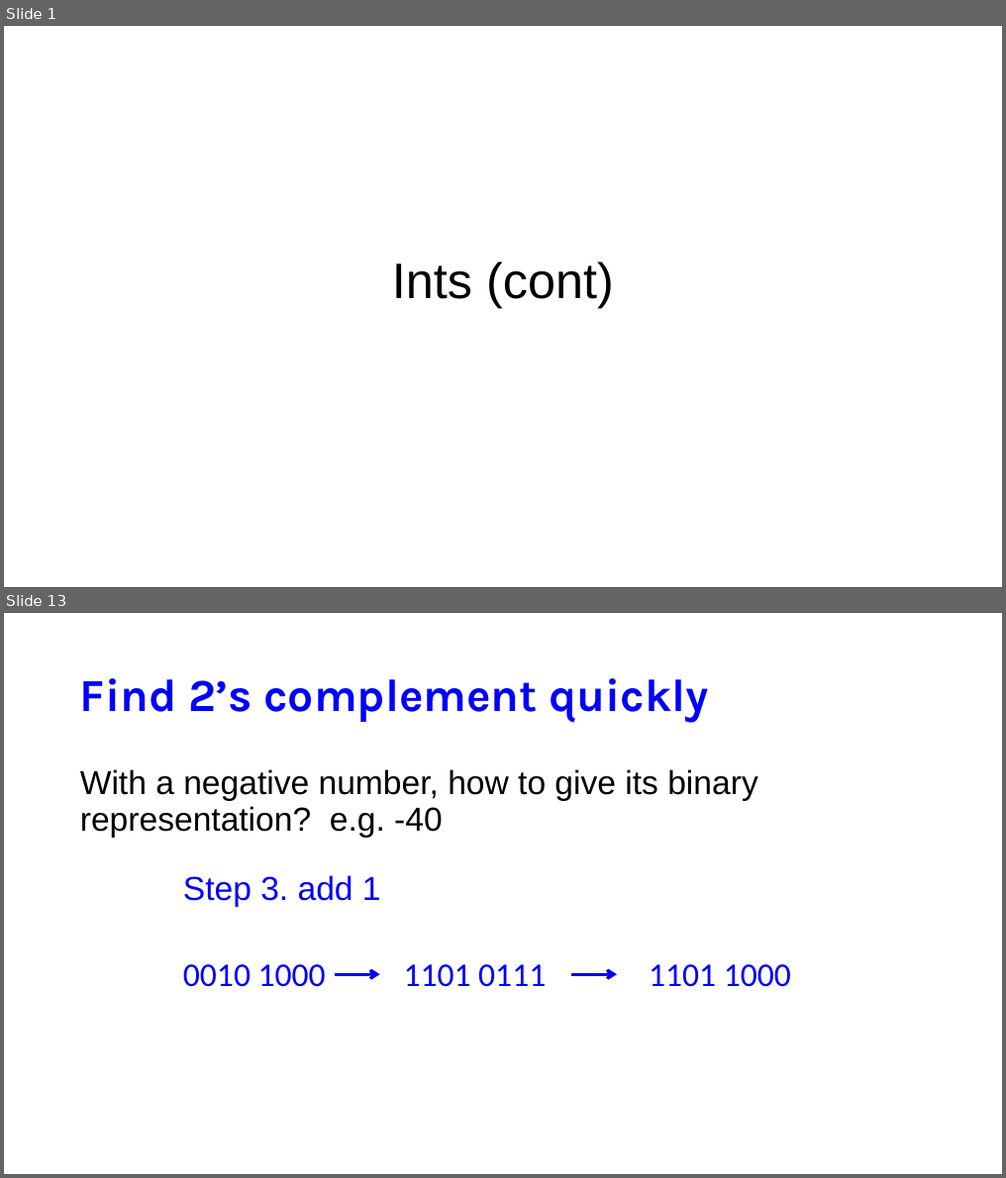
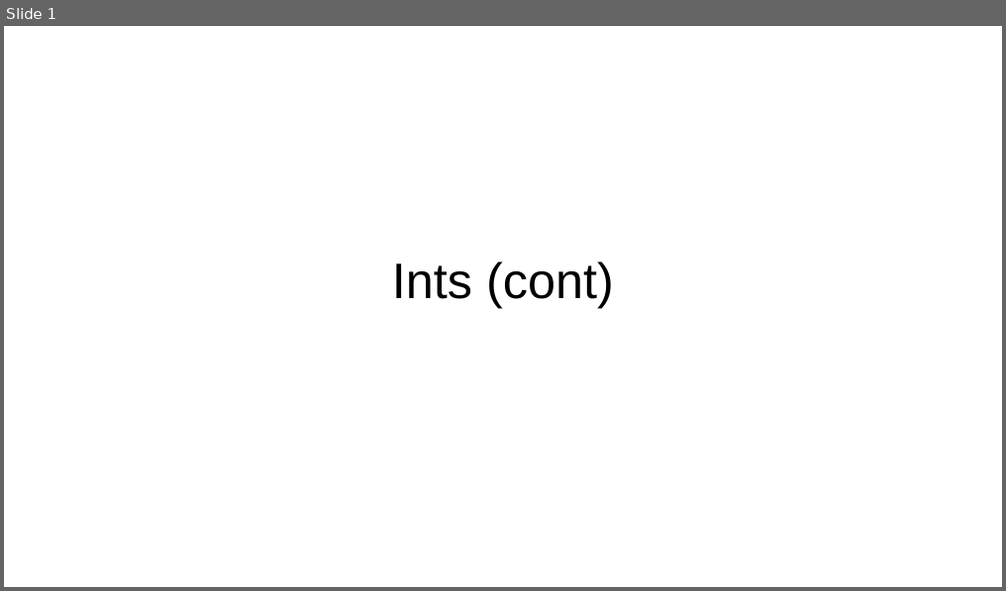
Before and after one commit to NYU-CSO/nyu-cso.github.io, a slide deck: notes/02-bits_bytes_int_cont.pptx. Shown one above the other, each under a label of ours: slides 1 and 13 before the commit, slide 1 after it; the slides between them are not shown. The pictures are 1006x1178 and 1006x591 pixels, drawn with LibreOffice and Linux fonts; fonts in the diff are those of the drawing. Boxes give left, top, right and bottom in pixels: in the first picture for what was removed or moved away, otherwise in the second. Text is boxed around its words. In the diff, an @@ line names an element or a change of style, - is before the commit and + after.

```diff
--- a/notes/02-bits_bytes_int_cont.pptx
+++ b/notes/02-bits_bytes_int_cont.pptx
@@ slide 13 removed at <box>4,613,1002,1174</box>, background #FFFFFF @@
@@ title removed at <box>80,678,709,722</box> @@
-Find 2’s complement quickly
@@ text removed at <box>80,769,758,838</box> @@
-With a negative number, how to give its binary representation? e.g. -40
@@ text removed at <box>183,875,381,907</box> @@
-Step 3. add 1
@@ text removed at <box>183,964,326,987</box> @@
-0010 1000
@@ text removed at <box>404,964,546,987</box> @@
-1101 0111
@@ text removed at <box>648,964,791,987</box> @@
-1101 1000
@@ arrow removed from (335, 974) to (380, 974) @@
@@ arrow removed from (571, 974) to (617, 974) @@
```
Also in this commit, not shown: 16 slides changed, 5 slides added, 22 other slides removed, 1 other file.
